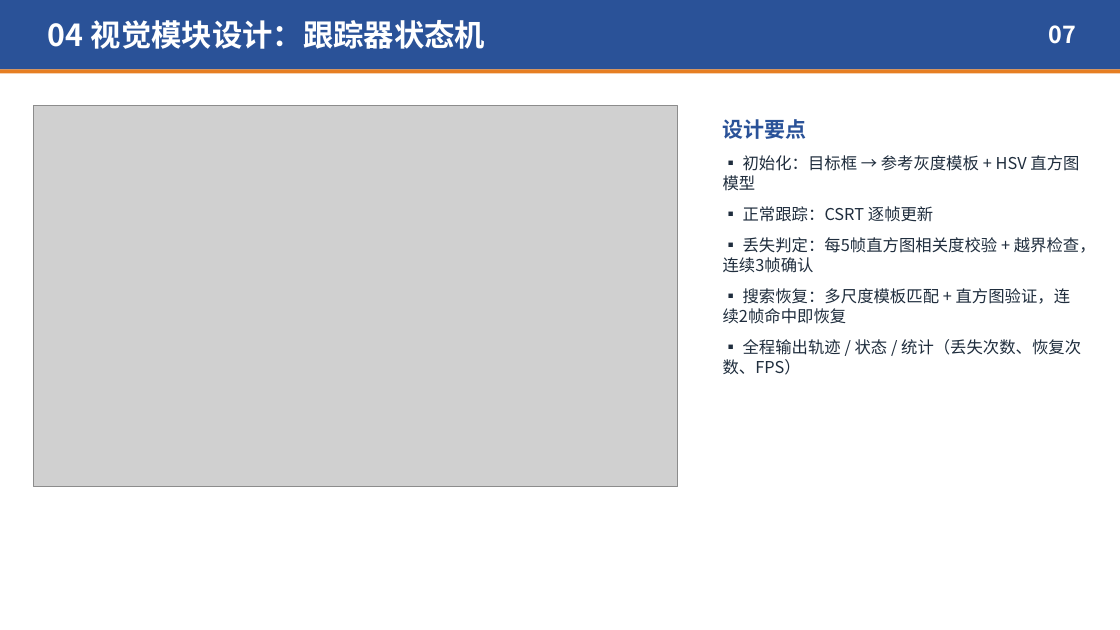
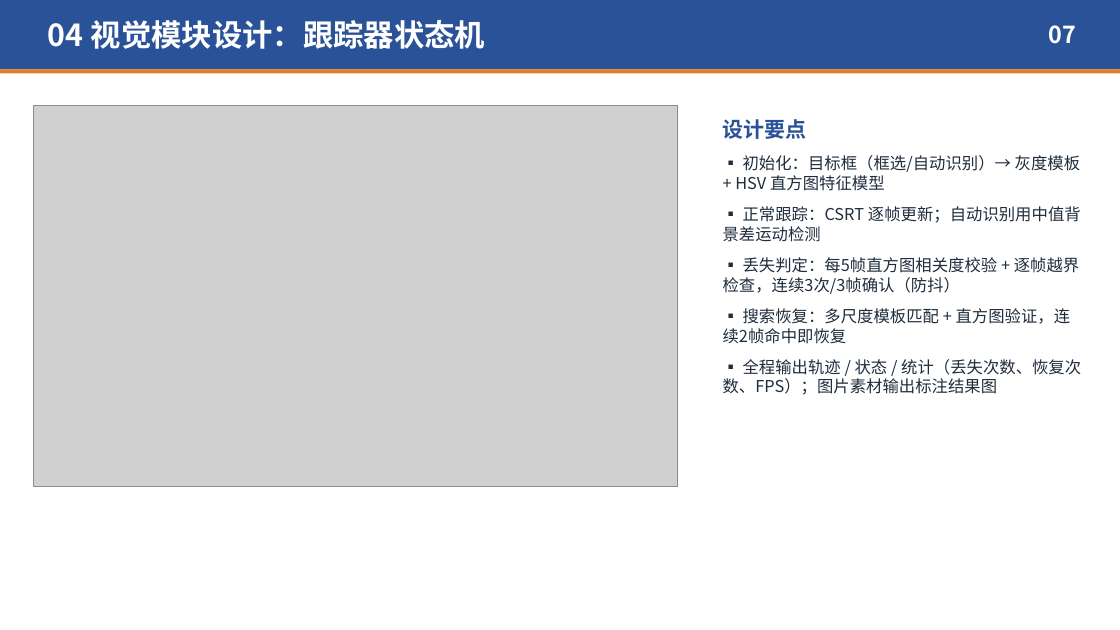
Before and after one commit to Aiden-crazy/object-tracking, a slide deck: slide 7 of 03-答辩PPT/综合实践III答辩PPT-单目标跟踪系统.pptx. Drawn at 1120x630 pixels with LibreOffice and Linux fonts; fonts in the diff are those of the drawing; grey boxes stand for pictures. Boxes give left, top, right and bottom in pixels: in the first picture for what was removed or moved away, otherwise in the second. Text is boxed around its words. In the diff, an @@ line names an element or a change of style, - is before the commit and + after.

```diff
--- a/03-答辩PPT/综合实践III答辩PPT-单目标跟踪系统.pptx
+++ b/03-答辩PPT/综合实践III答辩PPT-单目标跟踪系统.pptx
@@ text at box(723, 155, 1081, 294): text changed @@
-▪ 初始化：目标框 → 参考灰度模板 + HSV 直方图模型
-▪ 正常跟踪：CSRT 逐帧更新
-▪ 丢失判定：每5帧直方图相关度校验 + 越界检查，连续3帧确认
+▪ 初始化：目标框（框选/自动识别）→ 灰度模板 + HSV 直方图特征模型
+▪ 正常跟踪：CSRT 逐帧更新；自动识别用中值背景差运动检测
+▪ 丢失判定：每5帧直方图相关度校验 + 逐帧越界检查，连续3次/3帧确认（防抖）
@@ text at box(723, 359, 1081, 395): text changed @@
-▪ 全程输出轨迹 / 状态 / 统计（丢失次数、恢复次数、FPS）
+▪ 全程输出轨迹 / 状态 / 统计（丢失次数、恢复次数、FPS）；图片素材输出标注结果图
```
Also in this commit, not shown: 10 other slides changed, 37 other files.
